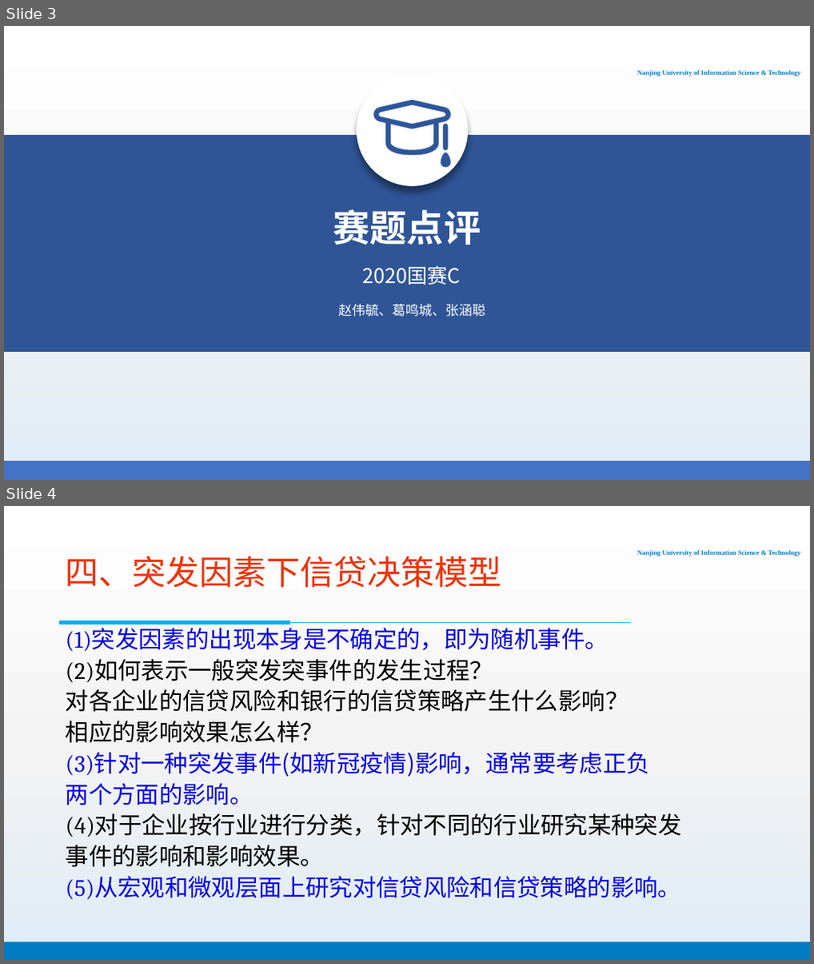
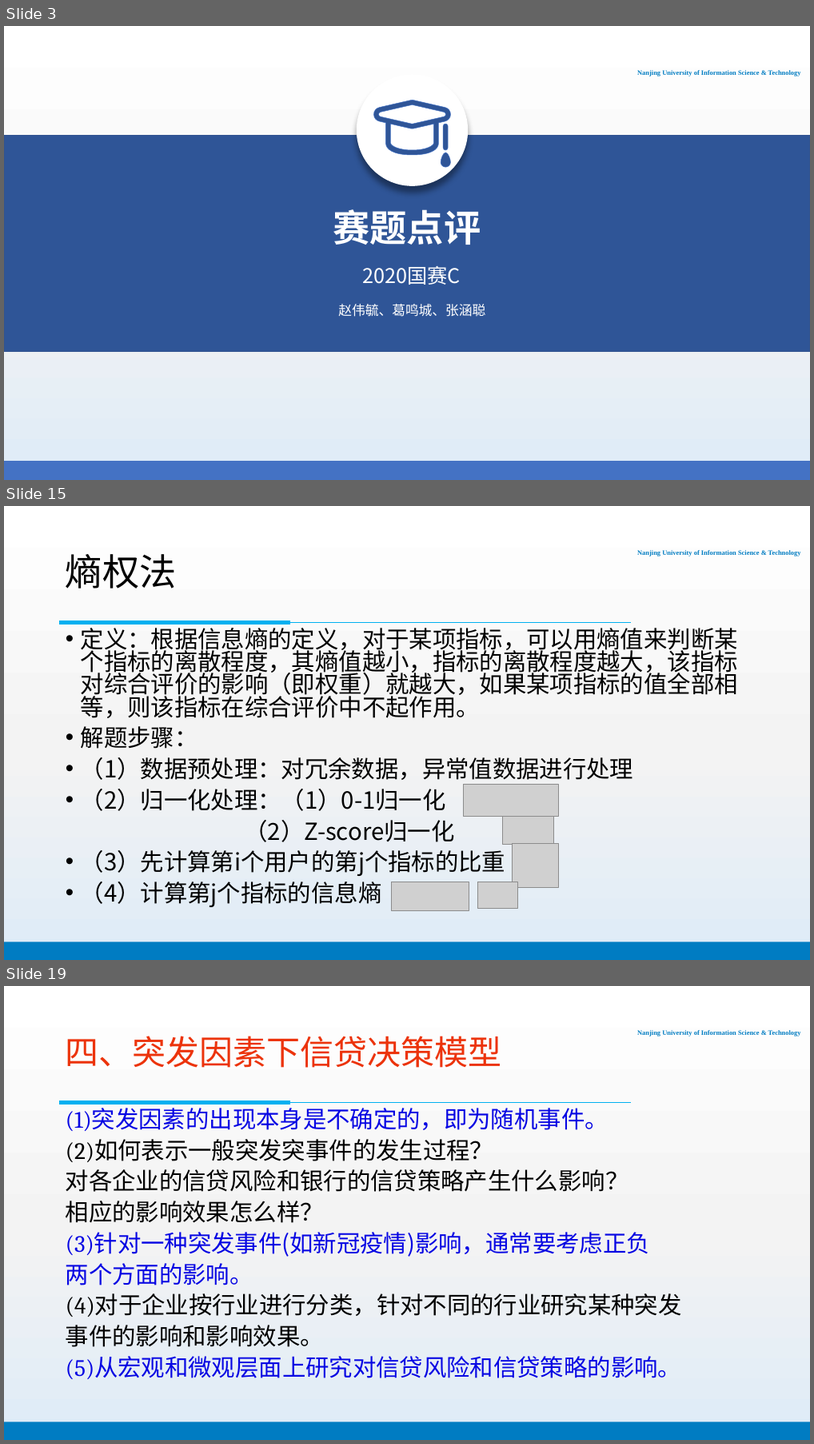
Before and after one commit to PhantomGMC/Week16-Math_model, a slide deck: 数模16周报告.pptx. Shown one above the other, each under a label of ours: slides 3 and 4 before the commit, slides 3, 15 and 19 after it; the slides between them are not shown. The pictures are 814x964 and 814x1444 pixels, drawn with LibreOffice and Linux fonts; fonts in the diff are those of the drawing; grey boxes stand for pictures; background and template pictures are left out. Boxes give left, top, right and bottom in pixels: in the first picture for what was removed or moved away, otherwise in the second. Text is boxed around its words. In the diff, an @@ line names an element or a change of style, - is before the commit and + after.

```diff
--- a/数模16周报告.pptx
+++ b/数模16周报告.pptx
@@ slide 15 added at box(4, 506, 810, 960), background gradient #FFFFFF to #F3F3F3 to #DEEBF7; not listed: 4 template elements that a slide beside it also shows @@
@@ title added at box(66, 554, 177, 588), 44 pt, text #000000 @@
+熵权法
@@ text added at box(81, 624, 738, 907), 28 pt, text #000000 @@
+• 定义：根据信息熵的定义，对于某项指标，可以用熵值来判断某个指标的离散程度，其熵值越小，指标的离散程度越大，该指标对综合评价的影响（即权重）就越大，如果某项指标的值全部相等，则该指标在综合评价中不起作用。
+• 解题步骤：
+• （1）数据预处理：对冗余数据，异常值数据进行处理
+• （2）归一化处理：（1）0-1归一化
+（2）Z-score归一化
+• （3）先计算第i个用户的第j个指标的比重
+• （4）计算第j个指标的信息熵
@@ picture added at box(464, 784, 558, 816) @@
@@ picture added at box(503, 816, 554, 844) @@
@@ picture added at box(512, 844, 558, 887) @@
@@ picture added at box(392, 882, 470, 910) @@
@@ picture added at box(478, 882, 518, 908) @@
@@ what was slide 4 is now slide 19 @@
```
Also in this commit, not shown: 7 slides changed, 8 other slides added.
